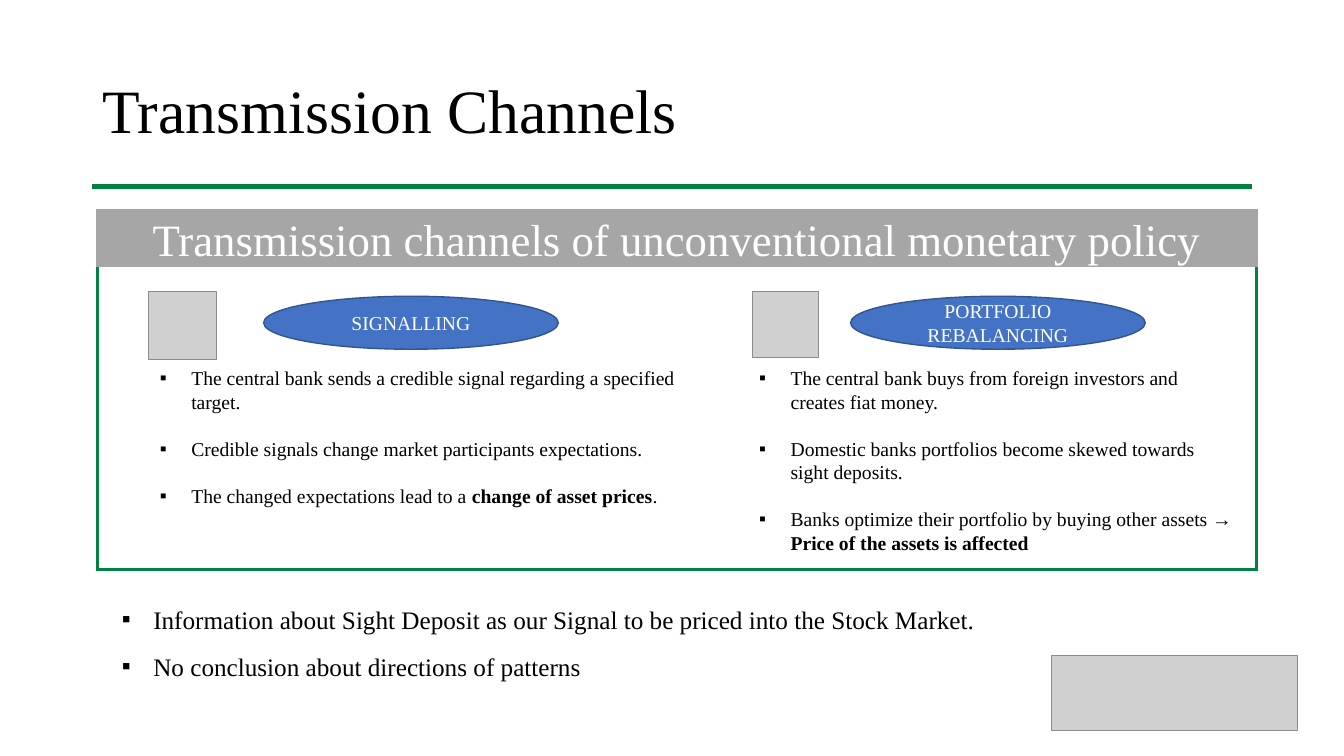
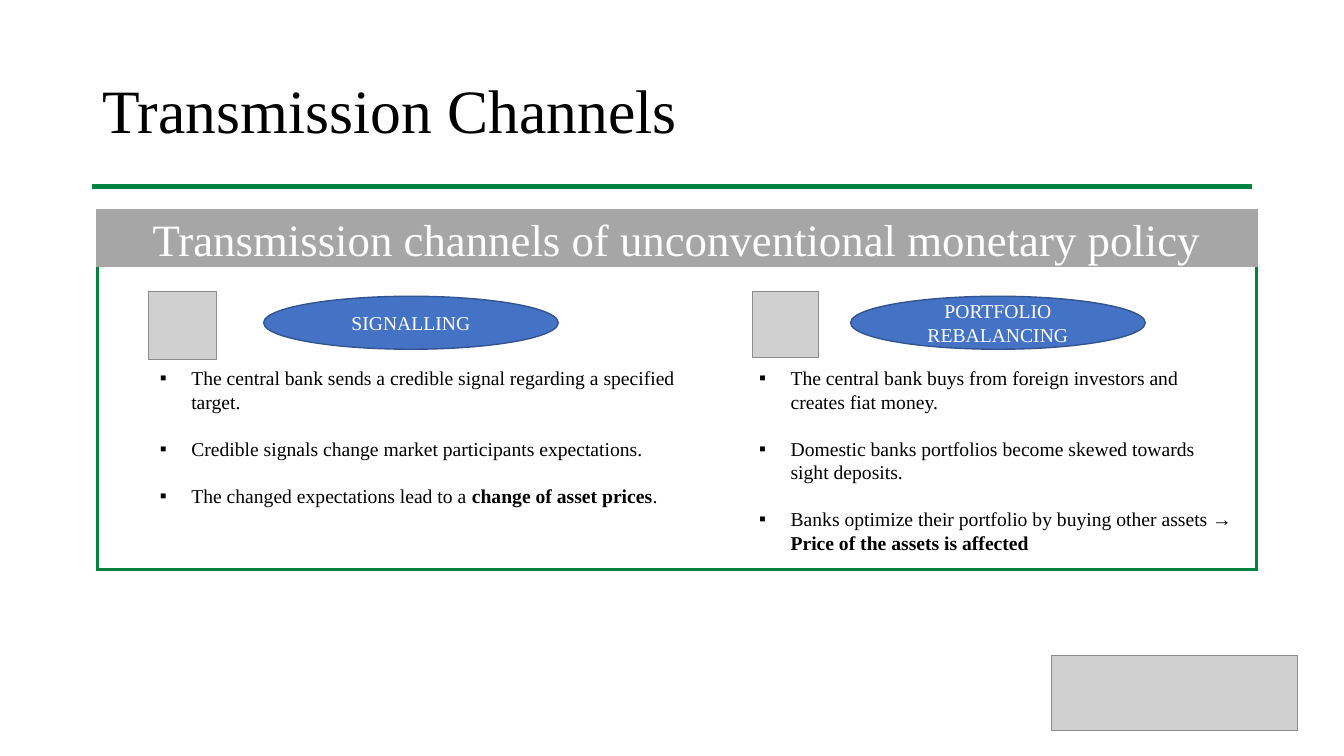
Before and after one commit to larsphilipp/ResSem19, a slide deck: slide 6 of Plots/Presentation_Stauffenegger_Woessner.pptx. Drawn at 1344x756 pixels with LibreOffice and Linux fonts; fonts in the diff are those of the drawing; grey boxes stand for pictures. Boxes give left, top, right and bottom in pixels: in the first picture for what was removed or moved away, otherwise in the second. Text is boxed around its words. In the diff, an @@ line names an element or a change of style, - is before the commit and + after.

```diff
--- a/Plots/Presentation_Stauffenegger_Woessner.pptx
+++ b/Plots/Presentation_Stauffenegger_Woessner.pptx
@@ text removed at (x1=153, y1=611, x2=974, y2=682) @@
-▪ Information about Sight Deposit as our Signal to be priced into the Stock Market.
-▪ No conclusion about directions of patterns
```
Also in this commit, not shown: 4 other slides changed, 1 slide added.
